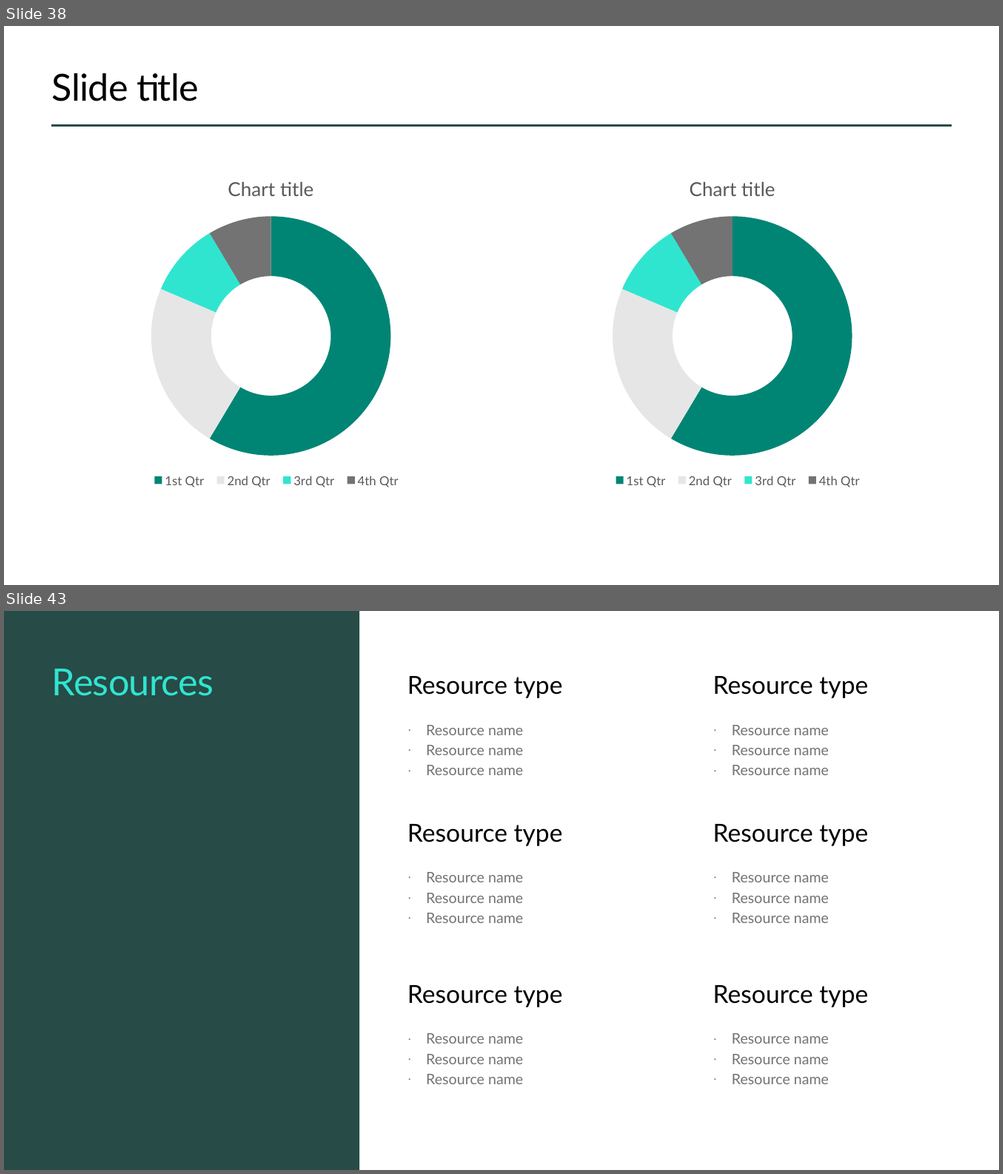
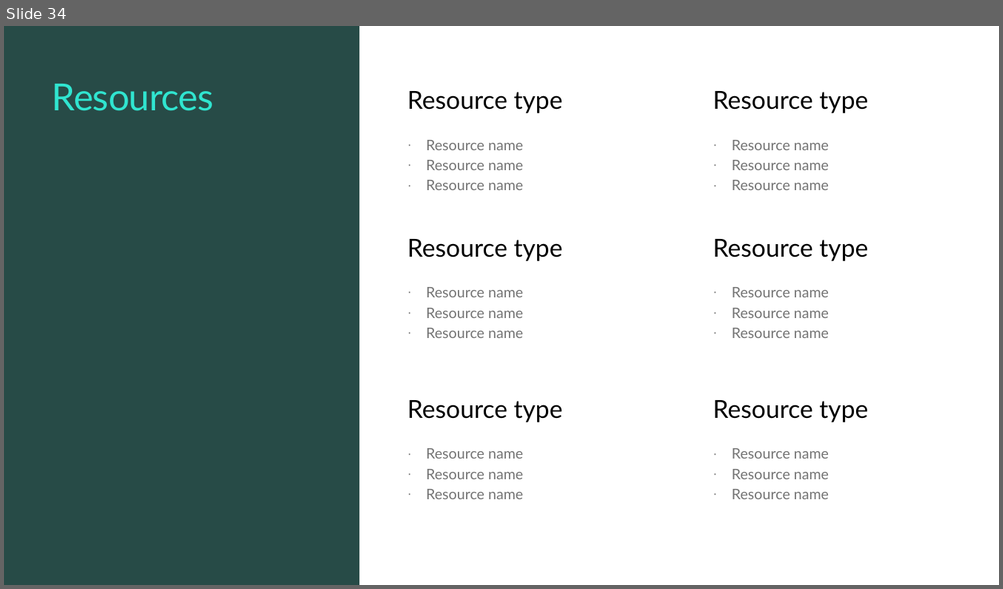
Before and after one commit to ewhinihan/dfw_mslibrary, a slide deck: DFW_MSLibraryArchives_WeeklyLearnings.pptx. Shown one above the other, each under a label of ours: slides 38 and 43 before the commit, slide 34 after it; the slides between them are not shown. The pictures are 1003x1174 and 1003x589 pixels, drawn with LibreOffice and Linux fonts; fonts in the diff are those of the drawing; background and template pictures are left out. Boxes give left, top, right and bottom in pixels: in the first picture for what was removed or moved away, otherwise in the second. Text is boxed around its words. In the diff, an @@ line names an element or a change of style, - is before the commit and + after.

```diff
--- a/DFW_MSLibraryArchives_WeeklyLearnings.pptx
+++ b/DFW_MSLibraryArchives_WeeklyLearnings.pptx
@@ slide 38 removed at (4,26,999,585), background #FFFFFF @@
@@ title removed at (52,73,199,101) @@
-Slide title
@@ line removed from (52, 125) to (951, 125) @@
@@ doughnut chart removed at (52,161,490,492) @@
-title "Chart title "
-categories: 1st Qtr, 2nd Qtr, 3rd Qtr, 4th Qtr
-Series 1: 59, 23, 10, 9
@@ doughnut chart removed at (513,161,950,492) @@
-title "Chart title "
-categories: 1st Qtr, 2nd Qtr, 3rd Qtr, 4th Qtr
-Series 1: 59, 23, 10, 9
@@ what was slide 43 is now slide 34 @@
```
Also in this commit, not shown: 2 slides changed, 1 slide added, 10 other slides removed.
